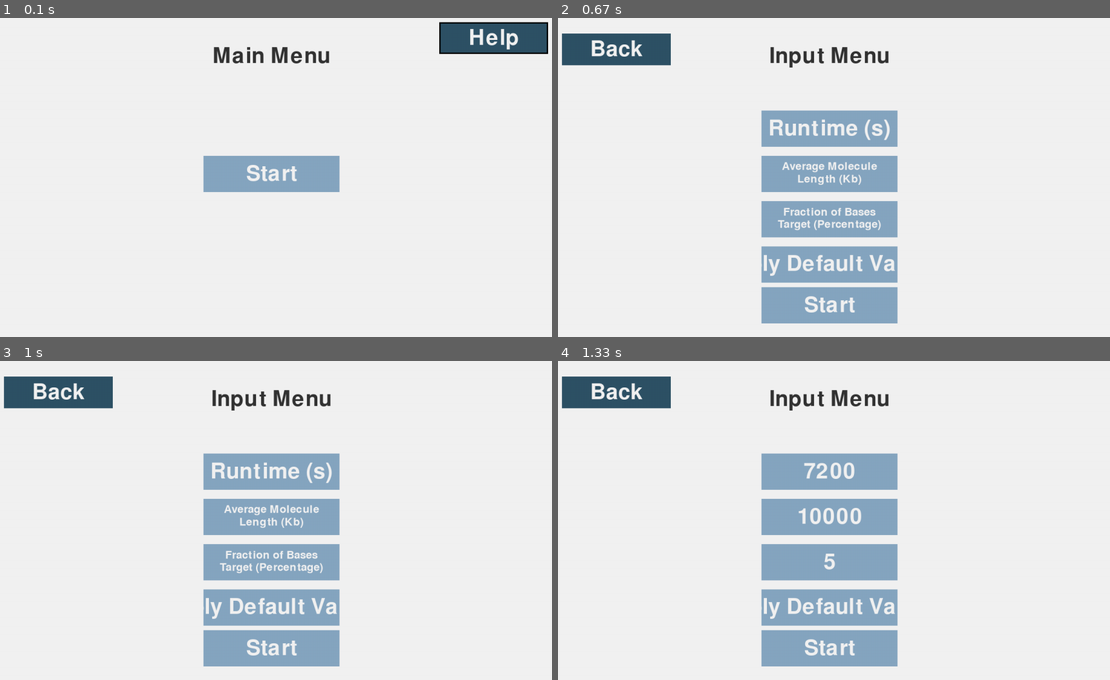
Above: before the commit, frames 1-4 (two rows, left to right).
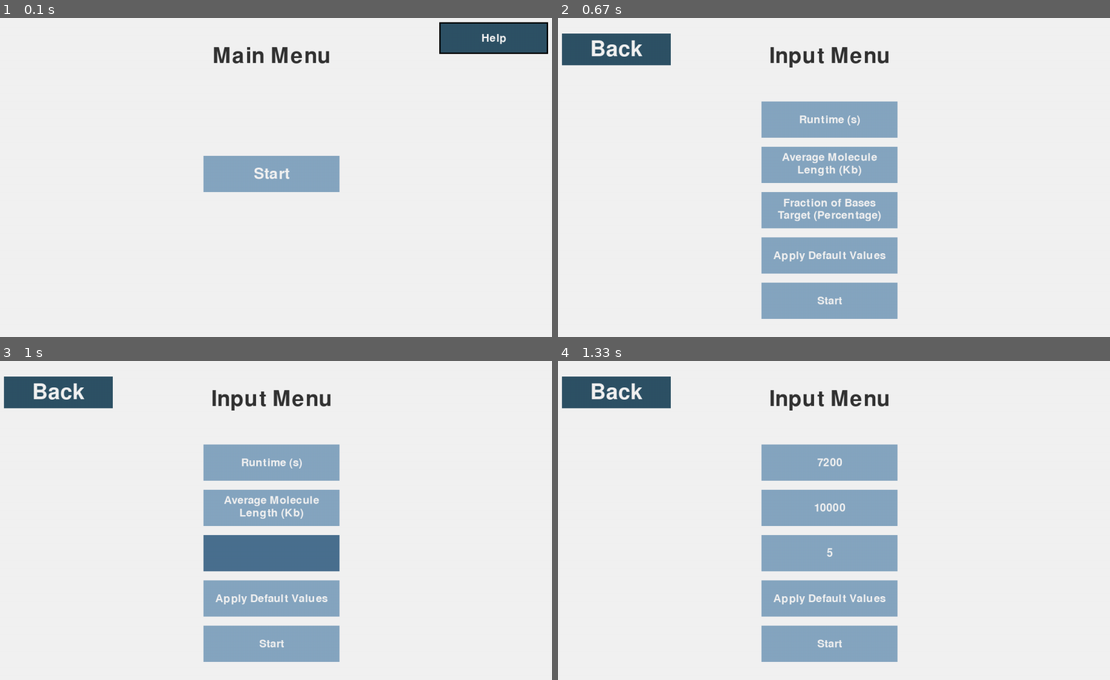
Above: after the commit, the same moments.

Repository: Leina85/A-Level-NEA
Game: pygame game, started from NEA/pipeline/Doc-NEA/P2.py
Same seed, same stepped clock (60 frames per second), same inputs: the game is played once before the commit and once after it.
Inputs (mouse positions are in pixels of both pictures, inside the frame that each line leads up to):
- Up to frame 1 (0.1 s): no input
- Up to frame 2 (0.67 s): click (828, 174) at 0.38 s
- Up to frame 3 (1 s): click (276, 539) at 0.72 s
- Up to frame 4 (1.33 s): click "Apply Default Values" at 1.05 s

The runs differ from the first frame. In frame 1, 0.5% of the frame differs, in the area x 44-94%, y 3-52%; in frame 2, 9.4%; in frame 3, 11%, in the area x 36-62%, y 26-96%; in frame 4, 8.1%.

Commit message:
formatting font size changes and starting on editing the pore grid

Diff:
--- a/NEA/pipeline/Doc-NEA/P2.py
+++ b/NEA/pipeline/Doc-NEA/P2.py
@@ -14,7 +14,7 @@
 
 # pore grid constants
 GRID_SIZE = 10
-SQUARE_SIZE = 18
+SQUARE_SIZE = 35
 SQUARE_GAP = 2
 
 COLOURS = {
@@ -36,6 +36,7 @@
     'nav': 70,
     'help': 28,
     'button_small': 36,
+    'button_large': 50,
     'display': 50,
     'result': 35,
     'grid_title': 40,
@@ -50,7 +51,7 @@
     'main_menu': {
         'title': 'Main Menu',
         'buttons': {
-            'start': {'pos': (640, 360), 'text': 'Start', 'target': 'input_menu', 'size': MAIN_BTN_SIZE},
+            'start': {'pos': (640, 360), 'text': 'Start', 'target': 'input_menu', 'size': MAIN_BTN_SIZE, 'font_size': 'button_large'},
             'help': {'pos': (1130, 60), 'text': 'Help', 'size': NAV_BTN_SIZE, 'colour': 'navbtn', 'dropdown': True},
             'help1': {'pos': (1130, 135), 'text': 'What is Nanopore\nSequencing?', 'target': 'help_menu_1', 'size': NAV_BTN_SIZE, 'colour': 'navbtn', 'hidden': True},
             'help2': {'pos': (1130, 210), 'text': 'What Values\nShould I input?', 'target': 'help_menu_2', 'size': NAV_BTN_SIZE, 'colour': 'navbtn', 'hidden': True}
@@ -71,11 +72,11 @@
         'title': 'Input Menu',
         'navbtn': {'text': 'Back', 'target': 'main_menu'},
         'buttons': {
-            1: {'pos': (640, 260), 'text': '', 'size': MAIN_BTN_SIZE, 'input': True, 'label': 'Runtime (s)'},
-            2: {'pos': (640, 360), 'text': '', 'size': MAIN_BTN_SIZE, 'input': True, 'label': 'Average Molecule\nLength (Kb)'},
-            3: {'pos': (640, 460), 'text': '', 'size': MAIN_BTN_SIZE, 'input': True, 'label': 'Fraction of Bases\nTarget (Percentage)', 'max_length': 2},
-            'default_values': {'pos': (640, 560), 'text': 'Apply Default Values', 'size': MAIN_BTN_SIZE},
-            'start': {'pos': (640, 650), 'text': 'Start', 'target': 'start_menu', 'size': MAIN_BTN_SIZE}
+            1: {'pos': (640, 240), 'text': '', 'size': MAIN_BTN_SIZE, 'input': True, 'label': 'Runtime (s)'},
+            2: {'pos': (640, 340), 'text': '', 'size': MAIN_BTN_SIZE, 'input': True, 'label': 'Average Molecule\nLength (Kb)'},
+            3: {'pos': (640, 440), 'text': '', 'size': MAIN_BTN_SIZE, 'input': True, 'label': 'Fraction of Bases\nTarget (Percentage)', 'max_length': 2},
+            'default_values': {'pos': (640, 540), 'text': 'Apply Default Values', 'size': MAIN_BTN_SIZE},
+            'start': {'pos': (640, 640), 'text': 'Start', 'target': 'start_menu', 'size': MAIN_BTN_SIZE}
         }
     },
     'start_menu': {
@@ -112,7 +113,7 @@
 
 def draw_pore_grid(screen, flow_cell, x_start, y_start, title):
     """Draw a 10x10 grid representing pore states"""
-    title_font = pygame.font.Font(None, 40)
+    title_font = pygame.font.Font(None, FONT_SIZES['grid_title'])
 
     # Draw title above grid
     title_surf = title_font.render(title, True, pygame.Color(COLOURS['title']))
@@ -283,19 +284,20 @@
 
     # draw navigation button
     if 'navbtn' in screen_info:
+        nav_font = pygame.font.Font(None, FONT_SIZES['nav'])
         navbtn_rect = pygame.Rect(50, 50, *NAV_BTN_SIZE)
         pygame.draw.rect(screen, COLOURS['navbtn'], navbtn_rect)
-        textsurf = font.render(screen_info['navbtn']['text'], True, COLOURS['text'])
+        textsurf = nav_font.render(screen_info['navbtn']['text'], True, COLOURS['text'])
         textrect = textsurf.get_rect(center=navbtn_rect.center)
         screen.blit(textsurf, textrect)
 
     # draw help text
     if 'help_text' in screen_info:
-        help_font = pygame.font.Font(None, 28)
+        help_font = pygame.font.Font(None, FONT_SIZES['help'])
         words = screen_info['help_text'].split(' ')
         lines = []
         current_line = []
-        max_width = SCREEN_WIDTH - 50
+        max_width = SCREEN_WIDTH - 20
 
         for word in words:
             test_line = ' '.join(current_line + [word])
@@ -316,8 +318,8 @@
 
     # draw display text and simulation results
     if current_screen == 'start_menu':
-        display_font = pygame.font.Font(None, 50)
-        result_font = pygame.font.Font(None, 35)
+        display_font = pygame.font.Font(None, FONT_SIZES['display'])
+        result_font = pygame.font.Font(None, FONT_SIZES['result'])
         y_offset = 200
 
     # Show input parameters
@@ -382,7 +384,6 @@
                 draw_pore_grid(screen, simulation_state['standard_results'], std_x, y_offset, "Standard Pores")
                 draw_pore_grid(screen, simulation_state['adaptive_results'], adp_x, y_offset, "Adaptive Pores")
 
-                ############
                 # calculate summary statistics across ALL pores
                 standard_flow_cell = simulation_state['standard_results']
                 adaptive_flow_cell = simulation_state['adaptive_results']
@@ -429,14 +430,11 @@
                         adp_idle_count += 1
 
                 # Display summary statistics
-                result_font = pygame.font.Font(None, 30)
-
-                # Display summary statistics
-                result_font = pygame.font.Font(None, 30)
+                summary_font = pygame.font.Font(None, FONT_SIZES['summary'])
 
                 # Helper function to draw centered text
                 def draw_text(text, y):
-                    surf = result_font.render(text, True, COLOURS['title'])
+                    surf = summary_font.render(text, True, COLOURS['title'])
                     screen.blit(surf, surf.get_rect(center=(SCREEN_WIDTH // 2, y)))
 
                 # Standard pores summary
@@ -452,6 +450,7 @@
 
     # draw buttons
     if 'buttons' in screen_info:
+        button_font = pygame.font.Font(None, FONT_SIZES['button_small'])
         for btn_key, btn_data in screen_info['buttons'].items():
             # Skip hidden buttons
             if btn_data.get('hidden') and not screen_info.get('dropdown_open'):
@@ -471,6 +470,12 @@
             rect = pygame.Rect(0, 0, *btn_data['size'])
             rect.center = btn_data['pos']
             pygame.draw.rect(screen, colour, rect)
+
+            # Use custom font size if specified, otherwise use default
+            if btn_data.get('font_size'):
+                current_button_font = pygame.font.Font(None, FONT_SIZES[btn_data['font_size']])
+            else:
+                current_button_font = button_font
 
             # draw button text
             if btn_data.get('input'):
@@ -484,17 +489,16 @@
             # Handle multi-line text
             if '\n' in displaytext:
                 lines = displaytext.split('\n')
-                line_font = pygame.font.Font(None, 36)
                 line_spacing = 28
                 total_height = len(lines) * line_spacing
                 start_y = rect.centery - (total_height // 2) + (line_spacing // 2) - 2
 
                 for i, line in enumerate(lines):
-                    textsurf = line_font.render(line, True, COLOURS['text'])
+                    textsurf = current_button_font.render(line, True, COLOURS['text'])
                     textrect = textsurf.get_rect(center=(rect.centerx, start_y + i * line_spacing))
                     screen.blit(textsurf, textrect)
             else:
-                textsurf = font.render(displaytext, True, COLOURS['text'])
+                textsurf = current_button_font.render(displaytext, True, COLOURS['text'])
                 textrect = textsurf.get_rect(center=rect.center)
                 screen.blit(textsurf, textrect)
 
@@ -508,7 +512,7 @@
     pygame.init()
     screen = pygame.display.set_mode([SCREEN_WIDTH, SCREEN_HEIGHT])
     clock = pygame.time.Clock()
-    font = pygame.font.Font(None, 70)
+    font = pygame.font.Font(None, FONT_SIZES['title'])
 
     active_btn = None
     current_screen = 'main_menu'
